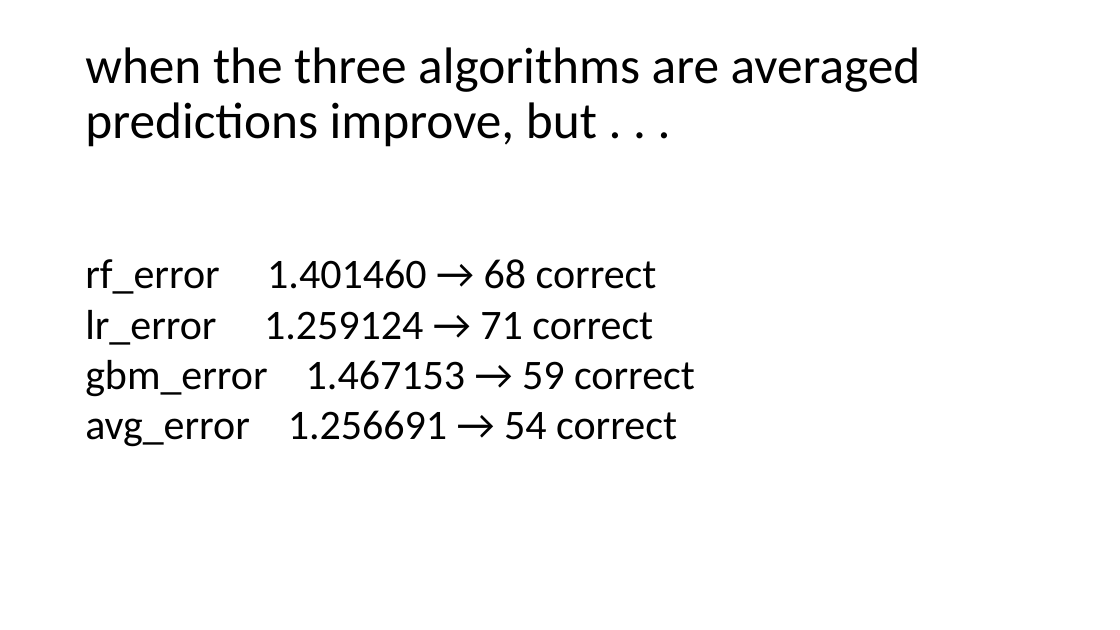
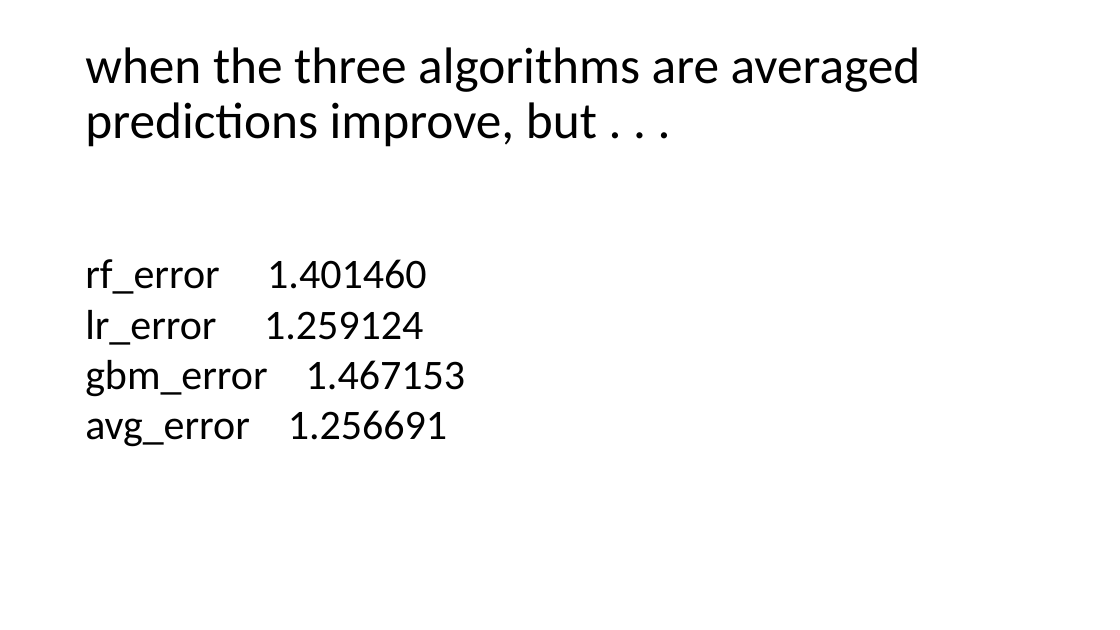
Before and after one commit to n8sty/policeShootings, a slide deck: slide 12 of gathering some decent-ish data on police shootings.pptx. Drawn at 1120x630 pixels with LibreOffice and Linux fonts; fonts in the diff are those of the drawing. Boxes give left, top, right and bottom in pixels: in the first picture for what was removed or moved away, otherwise in the second. Text is boxed around its words. In the diff, an @@ line names an element or a change of style, - is before the commit and + after.

Commit message:
removed some errors
the number of correct predictions was incorrect

```diff
--- a/gathering some decent-ish data on police shootings.pptx
+++ b/gathering some decent-ish data on police shootings.pptx
@@ text at box(85, 259, 465, 447): text changed @@
-rf_error 1.401460 → 68 correct
-lr_error 1.259124 → 71 correct
-gbm_error 1.467153 → 59 correct
-avg_error 1.256691 → 54 correct
+rf_error 1.401460
+lr_error 1.259124
+gbm_error 1.467153
+avg_error 1.256691
```
